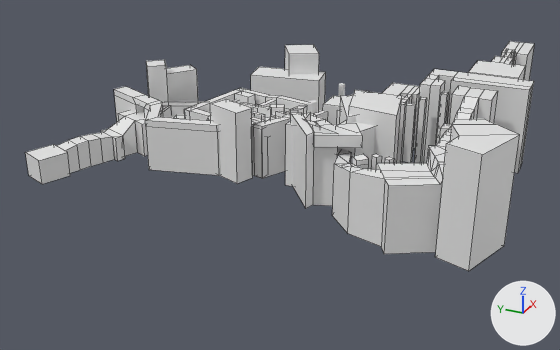
Two versions of the Blender file levels/level2/level2.blend, one commit apart.
Both versions are drawn from a 50 mm lens placed at (-359.0, -312.0, 207.0), pointed at (125.0, -94.0, -35.0). Arrows for +X, +Y and +Z are at lower right; the lights stay in place. Mesh edges are drawn as thin lines on the coarser meshes.

Objects in the first picture: '1-col', '10-noimp', '6-noimp', '7-noimp', '8-noimp', 'Cube-col.003', 'Cube.001-col.001', 'Cube.023-col', 'Cube.024-col', 'Cube.027-col', 'Cube.028-col', 'Cube.029-col', 'Cube.031-col', 'Cube.032'.
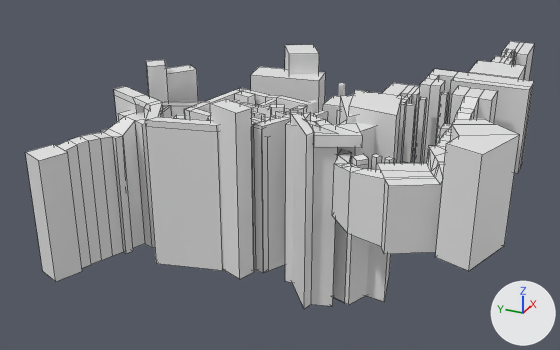
Diff of the bpy script that builds the scene:
```diff
--- a/levels/level2/level2.blend.py
+++ b/levels/level2/level2.blend.py
@@ me_cube_015 @@
 me_cube_015.from_pydata(...)  # 52 vertices, 42 faces, 1 loose edge; spans x -2.91..8.44, y -6.06..0.54, z -1.0..1.87
 # used by ob_1_col; location = (20.1, 29.4, 0.0); rotation_euler = (0.0, 0.0, -0.0355), in degrees (0, 0, -2); scale = (8.4, 8.4, 8.4)
+# me_cube_015 part 1: all 27 vertices in x -2.91..8.44, y -6.06..0.54, z -1.0 are moved by (0.0, 0.0, -8.85)
@@ me_cube_084 @@
 me_cube_084.from_pydata(...)  # 18 vertices, 14 faces; spans x -4.6..3.4, y -16.5..-0.6, z -3.6..1.6
 # used by ob_cube_col_003; location = (75.2, -19.0, 15.8); rotation_euler = (0.0, 0.0, -0.415), in degrees (0, 0, -24); scale = (4.94, 3.89, 6.82)
+# me_cube_084 part 2
+for i in [0, 2, 7, 8, 13, 14]: me_cube_084.vertices[i].co += Vector((0.0, 0.0, -10.8))
@@ me_cube_044 @@
 me_cube_044.from_pydata(...)  # 16 vertices, 14 faces; spans x -0.52..1.02, y -1.15..1.0, z -1.0..1.18
 # used by ob_cube_023_col; location = (69.3, -98.9, 6.5); rotation_euler = (0.0, 0.0, 1.318), in degrees (0, 0, 76); scale = (20.5, 2.67, 15.9)
+# me_cube_044 part 3
+for i in [0, 2, 4, 6, 8, 10, 12, 15]: me_cube_044.vertices[i].co += Vector((0.0, 0.0, -4.62))
@@ me_cube_045 @@
 me_cube_045.from_pydata(...)  # 12 vertices, 10 faces; spans x -1.05..1.03, y -4.34..0.64, z -1.0..1.33
 # used by ob_cube_024_col; location = (80.6, -116.9, 6.5); rotation_euler = (0.0, 0.0, 2.908), in degrees (0, 0, 167); scale = (16.9, 2.56, 15.9)
+# me_cube_045 part 4: the whole mesh is scaled about its middle by (1, 1, 2.99), then moved by (0.0, 0.0, -2.31)
@@ me_cube_048 @@
 me_cube_048.from_pydata(...)  # 8 vertices, 6 faces; spans x -1.0..1.0, y -2.69..1.0, z -1.0..0.72
 # used by ob_cube_027_col; location = (63.5, -82.6, 18.9); rotation_euler = (0.0, 0.0, -0.377), in degrees (0, 0, -22); scale = (6.79, 6.79, 28.4)
+# me_cube_048 part 5: the whole mesh is scaled about its middle by (1, 1, 2.5), then moved by (0.0, 0.0, -1.29)
@@ me_cube_049 @@
 me_cube_049.from_pydata(...)  # 8 vertices, 6 faces; spans x -1.23..1.0, y -1.0..1.0, z -1.0..1.68
 # used by ob_cube_028_col; location = (73.2, -130.3, 6.5); rotation_euler = (0.0, 0.0, 3.241), in degrees (0, 0, 186); scale = (11.7, 4.64, 15.9)
+# me_cube_049 part 6: the whole mesh is scaled about its middle by (1, 1, 2.73), then moved by (0.0, 0.0, -2.31)
@@ me_cube_050 @@
 me_cube_050.from_pydata(...)  # 8 vertices, 6 faces; spans x -1.16..1.0, y -1.01..1.0, z -1.0..2.02
 # used by ob_cube_029_col; location = (53.7, -141.3, 6.5); rotation_euler = (0.0, 0.0, 0.61), in degrees (0, 0, 35); scale = (18.2, 3.59, 15.9)
+# me_cube_050 part 7: the whole mesh is scaled about its middle by (1, 1, 2.53), then moved by (0.0, 0.0, -2.31)
@@ me_cube_051 @@
 me_cube_051.from_pydata(...)  # 8 vertices, 6 faces; spans x -0.48..0.45, y -1.0..1.05, z -1.51..1.51
 # used by ob_cube_031_col; location = (63.2, -172.1, 14.6); rotation_euler = (0.0, 0.0, -0.317), in degrees (0, 0, -18); scale = (20.0, 9.93, 15.9)
+# me_cube_051 part 8: the whole mesh is scaled about its middle by (1, 1, 2.53), then moved by (0.0, 0.0, -2.31)
@@ me_cube_053 @@
 me_cube_053.from_pydata(...)  # 8 vertices, 6 faces; spans x -1.14..1.09, y -1.49..0.47, z -1.0..2.64
 # used by ob_cube_032; location = (82.5, -187.9, 6.5); rotation_euler = (0.0, 0.0, 3.141), in degrees (0, 0, 180); scale = (16.2, 19.6, 15.9)
+# me_cube_053 part 9: the whole mesh is scaled about its middle by (1, 1, 2.27), then moved by (0.0, 0.0, -2.31)
@@ me_cube_054 @@
 me_cube_054.from_pydata(...)  # 12 vertices, 10 faces; spans x -1.52..2.03, y -1.25..3.3, z -1.0..2.02
 # used by ob_cube_001_col_001; location = (52.7, -148.8, 6.5); rotation_euler = (0.0, 0.0, 3.731), in degrees (0, 0, 214); scale = (7.85, 3.59, 15.9)
+# me_cube_054 part 10: the whole mesh is scaled about its middle by (1, 1, 2.53), then moved by (0.0, 0.0, -2.31)
```

Changed parts and their boxes (x1, y1, x2, y2) in the pictures (560 x 350 px; the box of a moved part takes in the faces that stretch with it):
'1-col', reshaped (131% taller): before (25, 110, 148, 184); after (25, 110, 155, 282)
'Cube-col.003', reshaped (128% taller): before (145, 102, 220, 175); after (145, 102, 224, 270)
'Cube.027-col', mesh rescaled (110% taller): before (210, 99, 253, 184); after (210, 99, 254, 279)
'Cube.029-col', mesh rescaled (105% taller): before (291, 113, 314, 208); after (291, 113, 314, 309)
'Cube.024-col', mesh rescaled (146% taller): before (254, 114, 291, 178); after (254, 114, 291, 273)
'Cube.001-col.001', mesh rescaled (115% taller): before (305, 120, 338, 206); after (305, 120, 338, 306)
'Cube.032', mesh rescaled: before (349, 90, 401, 163); after (349, 90, 401, 302)
'Cube.031-col', mesh rescaled: before (338, 121, 375, 169); after (333, 121, 375, 305)
'Cube.023-col', reshaped (8% wider, 173% taller): before (252, 124, 263, 178); after (252, 124, 264, 273)
'Cube.028-col', mesh rescaled (128% taller): before (285, 112, 311, 186); after (285, 112, 311, 282)
part 1 of me_cube_015, moved or reshaped: before (28, 137, 148, 184); after (28, 137, 155, 282)
part 2 of me_cube_084, moved or reshaped: before (147, 148, 220, 175); after (147, 148, 224, 270)
part 3 of me_cube_044, moved or reshaped: before (252, 161, 263, 178); after (252, 161, 264, 273)
part 4 of me_cube_045, moved or reshaped: before (262, 153, 286, 178); after (262, 153, 286, 273)
part 5 of me_cube_048, moved or reshaped: before (220, 143, 253, 184); after (220, 143, 254, 279)
part 7 of me_cube_050, moved or reshaped: before (293, 146, 314, 208); after (292, 146, 314, 309)
part 8 of me_cube_051, moved or reshaped: before (351, 148, 359, 160); after (333, 148, 369, 305)
part 9 of me_cube_053, moved or reshaped: before (349, 100, 401, 163); after (366, 242, 391, 302)
part 10 of me_cube_054, moved or reshaped: before (313, 147, 337, 206); after (311, 147, 337, 306)
